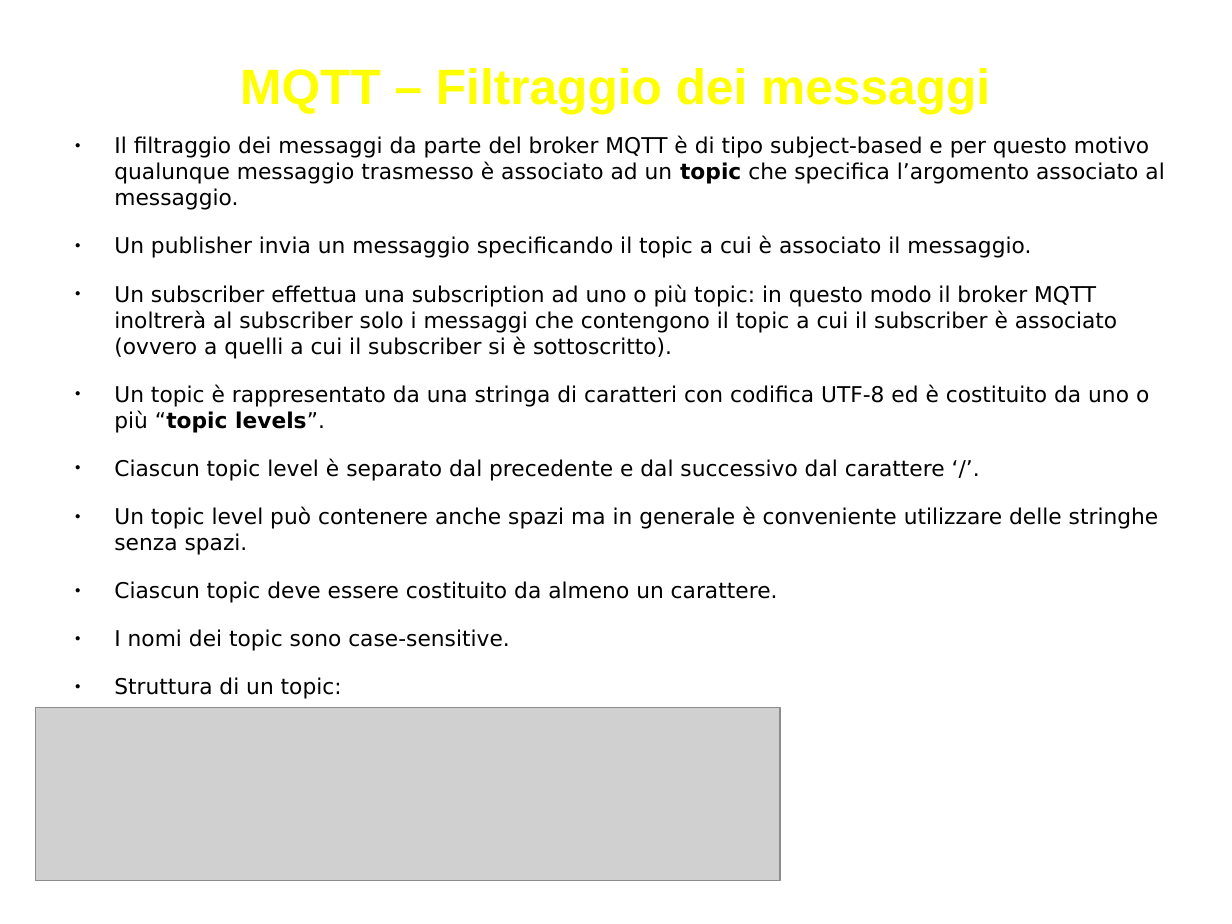
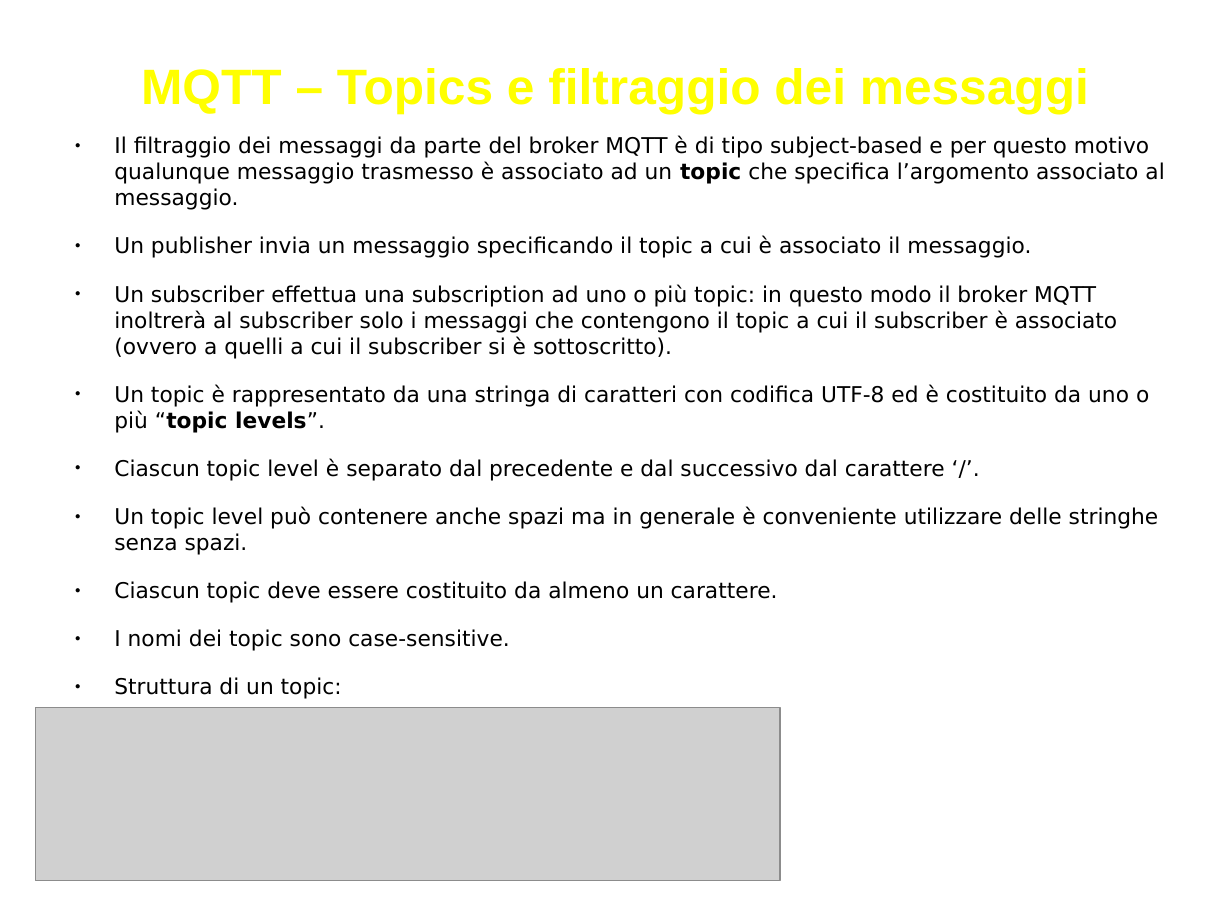
Before and after one commit to biagiom/QuakeSense, a slide deck: slide 24 of Presentazione_QuakeSense.odp (slide 23 before the commit). Drawn at 1232x924 pixels with LibreOffice and Linux fonts; fonts in the diff are those of the drawing; grey boxes stand for pictures. Boxes give left, top, right and bottom in pixels: in the first picture for what was removed or moved away, otherwise in the second. Text is boxed around its words. In the diff, an @@ line names an element or a change of style, - is before the commit and + after.

```diff
--- a/Presentazione_QuakeSense.odp
+++ b/Presentazione_QuakeSense.odp
@@ title at <box>141,68,1089,113</box>: text changed @@
-MQTT – Filtraggio dei messaggi
+MQTT – Topics e filtraggio dei messaggi
```
Also in this commit, not shown: 12 other slides changed, 1 slide added, 1 other file.
